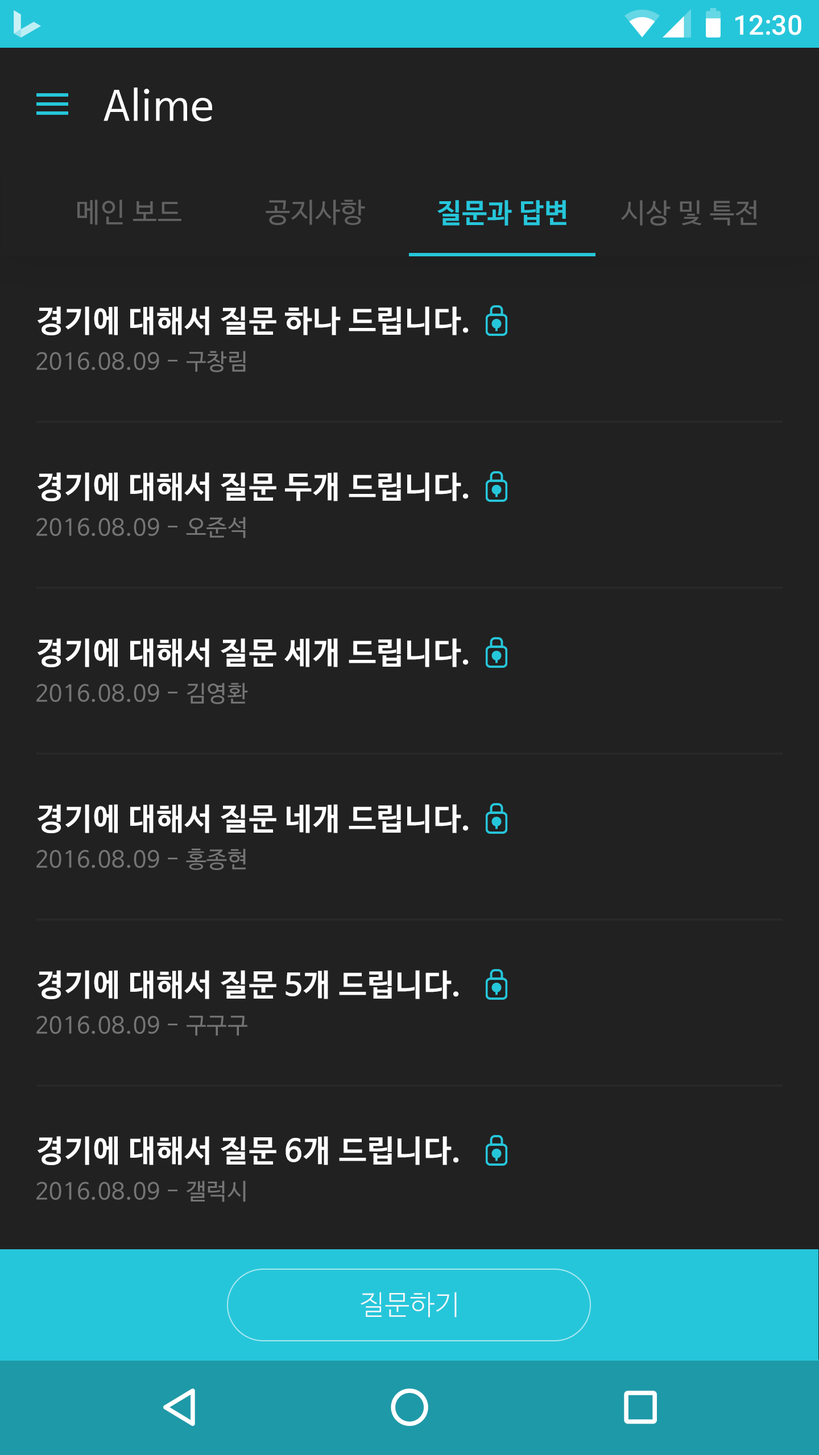
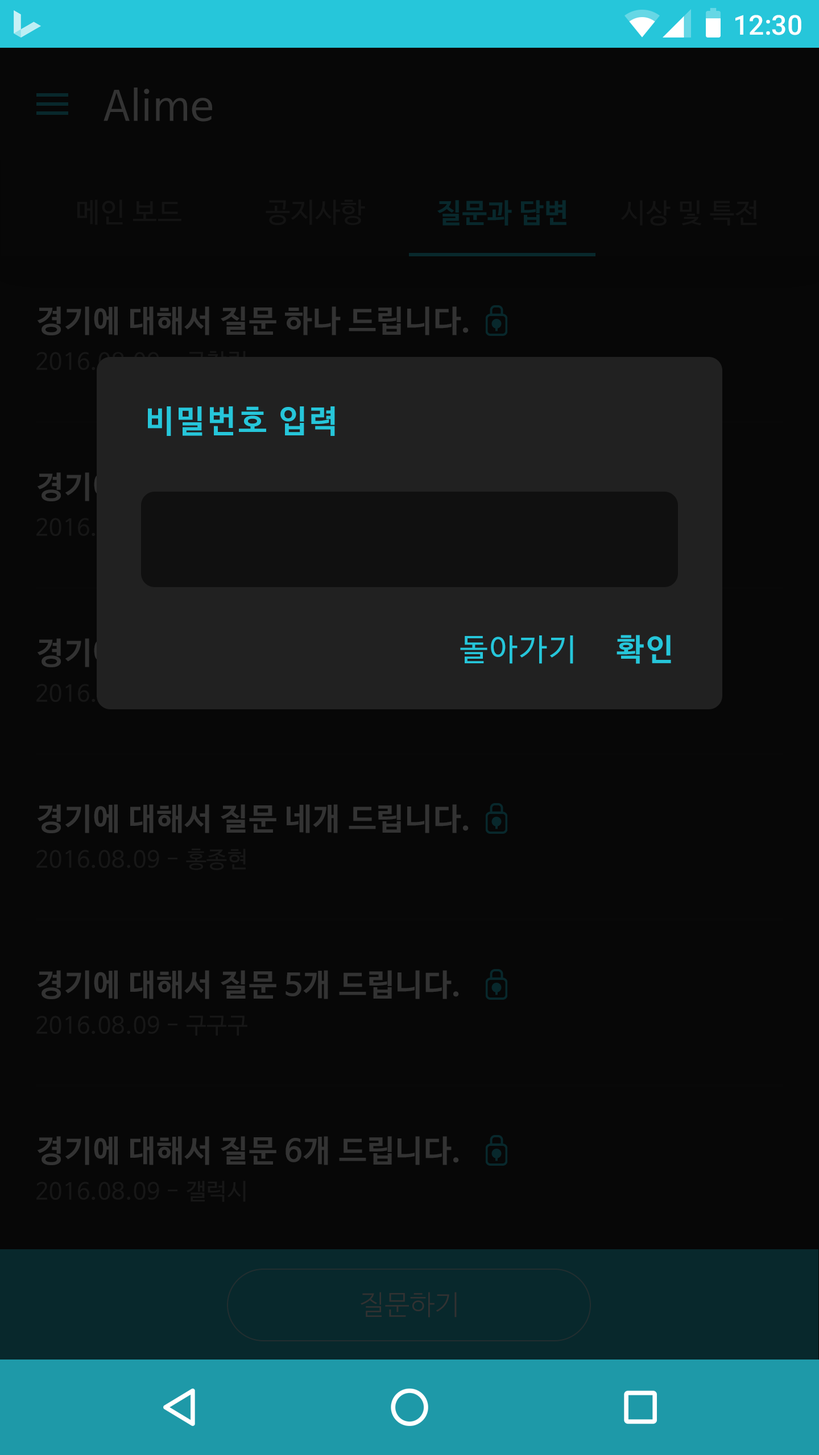
Before/after of a (819, 1455) layered artwork. What changed in the layer stack:
moved "System UI" above "PasswordDialog" over [0, 47, 819, 1361]
added group "PasswordDialog" with 9 layers above "Bottom" over [0, 47, 819, 1361]
added group "Title" with 1 layers in group "PasswordDialog" over [147, 406, 335, 437]
added layer "비밀번호 입력" in group "Title" over [147, 406, 335, 437]
added group "Button" (1st of 2, in "PasswordDialog") with 2 layers in group "PasswordDialog" over [459, 635, 671, 664]
added layer "돌아가기" in group "Button" over [459, 635, 574, 664]
added layer "확인" in group "Button" over [616, 635, 671, 664]
added layer "TextField" in group "PasswordDialog" over [140, 491, 678, 588]
added group "Background" (2nd of 4, in "PasswordDialog") with 1 layers in group "PasswordDialog" over [96, 357, 722, 710]
added layer "Card" in group "Background" over [96, 357, 722, 710]
added layer "Shdow" (80%) in group "PasswordDialog" over [0, 47, 819, 1361]
